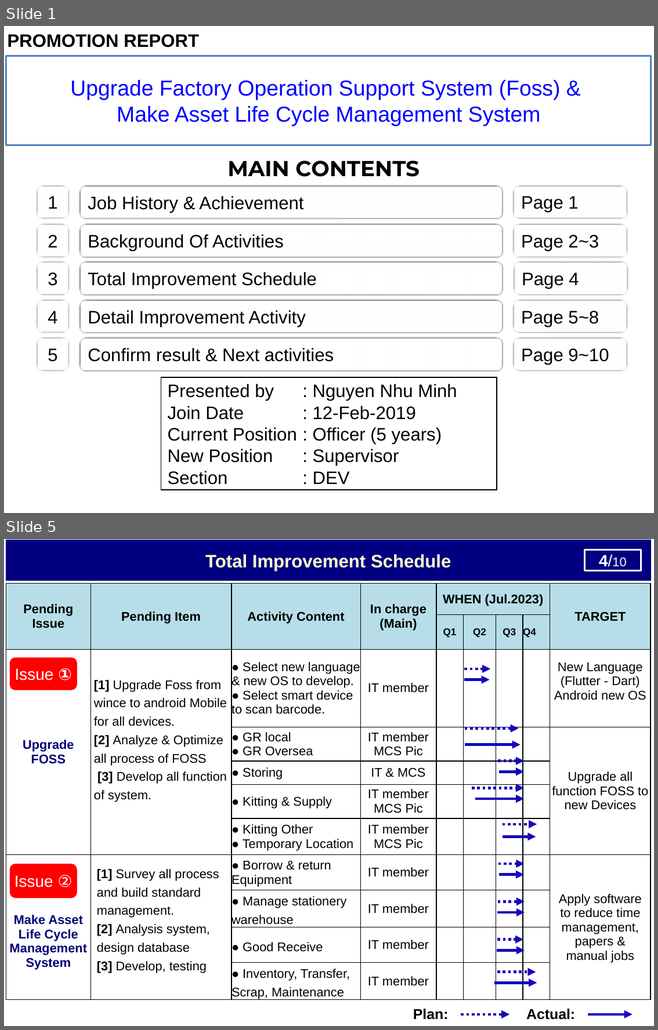
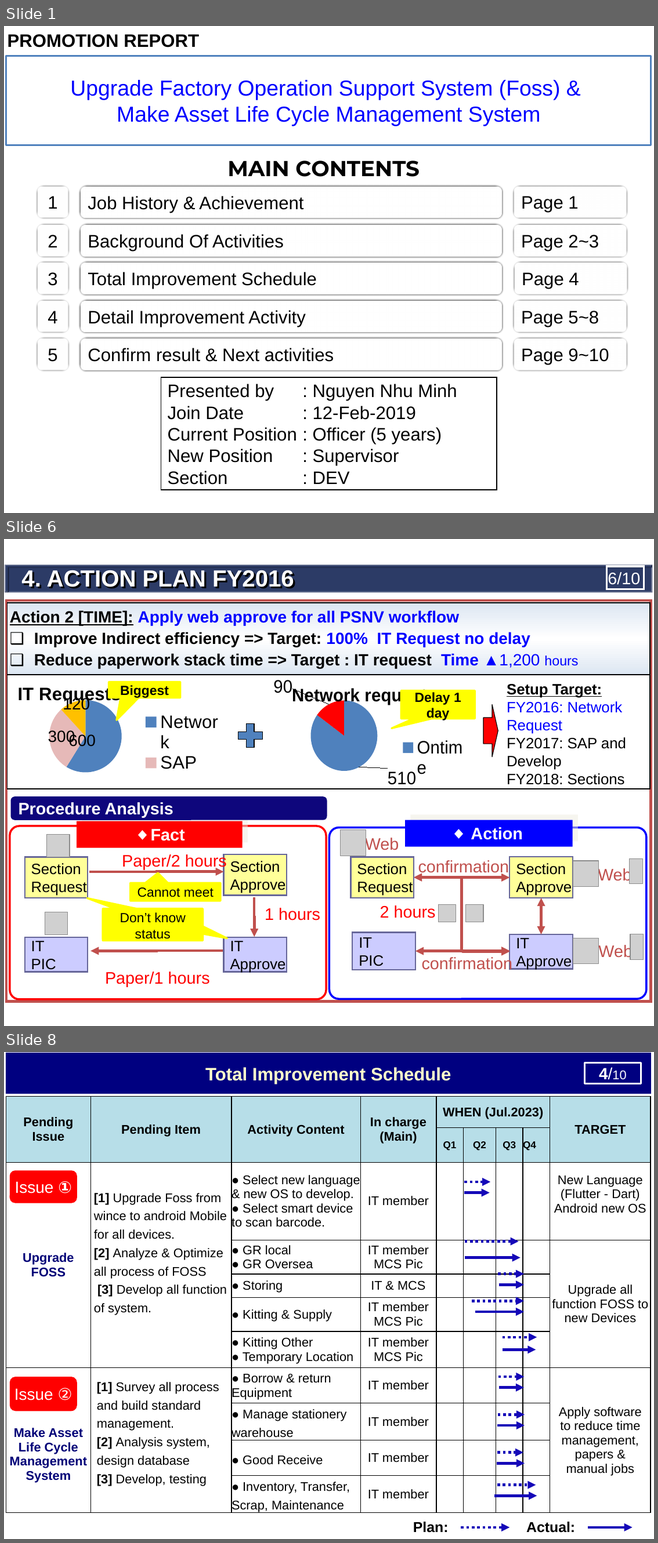
Before and after one commit to thietbicongnghevietnam/ReportPSNV, a slide deck: Report_test.pptx. Shown one above the other, each under a label of ours: slides 1 and 5 before the commit, slides 1, 6 and 8 after it; the slides between them are not shown. The pictures are 658x1030 and 658x1543 pixels, drawn with LibreOffice and Linux fonts; fonts in the diff are those of the drawing; grey boxes stand for pictures. Boxes give left, top, right and bottom in pixels: in the first picture for what was removed or moved away, otherwise in the second. Text is boxed around its words. In the diff, an @@ line names an element or a change of style, - is before the commit and + after.

```diff
--- a/Report_test.pptx
+++ b/Report_test.pptx
@@ slide 6 added at bbox=[4, 539, 654, 1026], background #FFFFFF @@
@@ group added at bbox=[5, 565, 652, 593]: 2 bevels, 1 text, 1 page number @@
+4. ACTION PLAN FY2016
+6/10
@@ rectangle added at bbox=[6, 600, 651, 1001], outline #C0504D 3 pt @@
@@ table added at bbox=[7, 603, 650, 789], 2 rows, 1 columns @@
+Action 2 [TIME]: Apply web approve for all PSNV workflow / Improve Indirect efficiency => Target: 100% IT Request no delay / Reduce paperwork stack time => Target : IT request Time ▲1,200 hours
+
@@ pie chart added at bbox=[14, 673, 229, 782] @@
+title "IT Requests"
+categories: Network, SAP, Develop
+Series 1: 600, 300, 120
@@ pie chart added at bbox=[274, 676, 478, 794] @@
+title "Network request"
+categories: Ontime, Delay
+Series 1: 510, 90
@@ speech box added at bbox=[108, 682, 180, 698], fill #FFFF00, outline #FFFF00 2 pt, 14.8 pt, text #000000, bold @@
+Biggest
@@ speech box added at bbox=[401, 690, 474, 718], fill #FFFF00, outline #FFFF00 2 pt, 14.8 pt, text #000000, bold @@
+Delay 1 day
@@ text added at bbox=[506, 684, 626, 785], 16.6 pt, text #000000 @@
+Setup Target:
+FY2016: Network Request
+FY2017: SAP and
+Develop
+FY2018: Sections
@@ right arrow added at bbox=[484, 705, 498, 757], fill #FF0000, outline #000000 0.75 pt @@
@@ plus sign added at bbox=[233, 719, 266, 752], fill #4F81BD, outline #000000 0.75 pt @@
@@ rounded rectangle added at bbox=[10, 797, 327, 820], fill #0E067C, 18.5 pt, text #FFFFFF, bold @@
+Procedure Analysis
@@ picture added at bbox=[629, 859, 643, 884] @@
@@ speech box added at bbox=[130, 884, 220, 901], fill #FFFF00, outline #FFFF00 2 pt, 14.8 pt, text #000000 @@
+Cannot meet
@@ elbow arrow added from (254, 897) to (254, 937), #C0504D 3 pt @@
@@ group added at bbox=[329, 820, 646, 999]: 5 texts, 5 rectangles, 5 pictures, 4 elbow double arrows, 1 rounded rectangle @@
+Web
+Web
+Section
+Approve
+IT
+Approve
+IT
+PIC
+Section
+Request
+◆ Action
+Web
+confirmation
+confirmation
@@ group added at bbox=[10, 821, 326, 1000]: 5 rectangles, 3 texts, 2 elbow arrows, 2 pictures, 1 rounded rectangle, 1 speech box @@
+Section
+Approve
+IT
+Approve
+IT
+PIC
+Paper/2 hours
+Paper/1 hours
+1 hours
+Section
+Request
+◆Fact
+Don’t know status
@@ speech box added at bbox=[103, 911, 203, 941], fill #FFFF00, outline #FFFF00 2 pt, 14.8 pt, text #000000 @@
+Don’t know status
@@ text added at bbox=[380, 906, 436, 918], 18.5 pt, text #FF0000 @@
+2 hours
@@ picture added at bbox=[630, 935, 643, 960] @@
@@ what was slide 5 is now slide 8 @@
```
Also in this commit, not shown: 4 slides changed, 3 other slides added.
